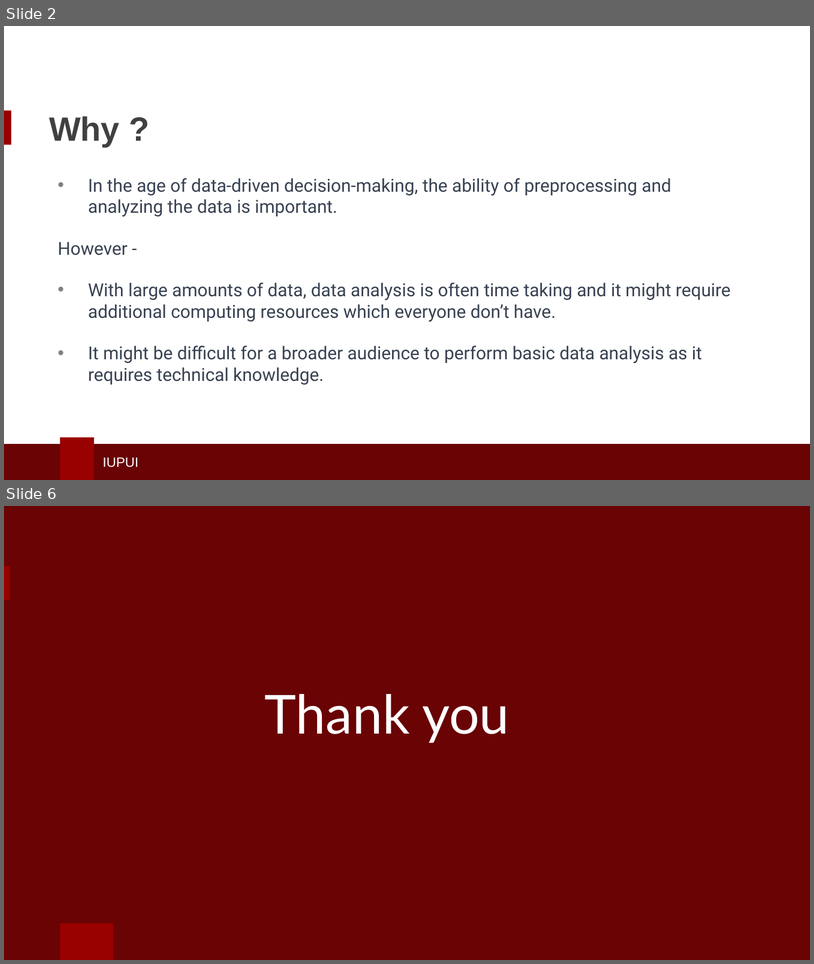
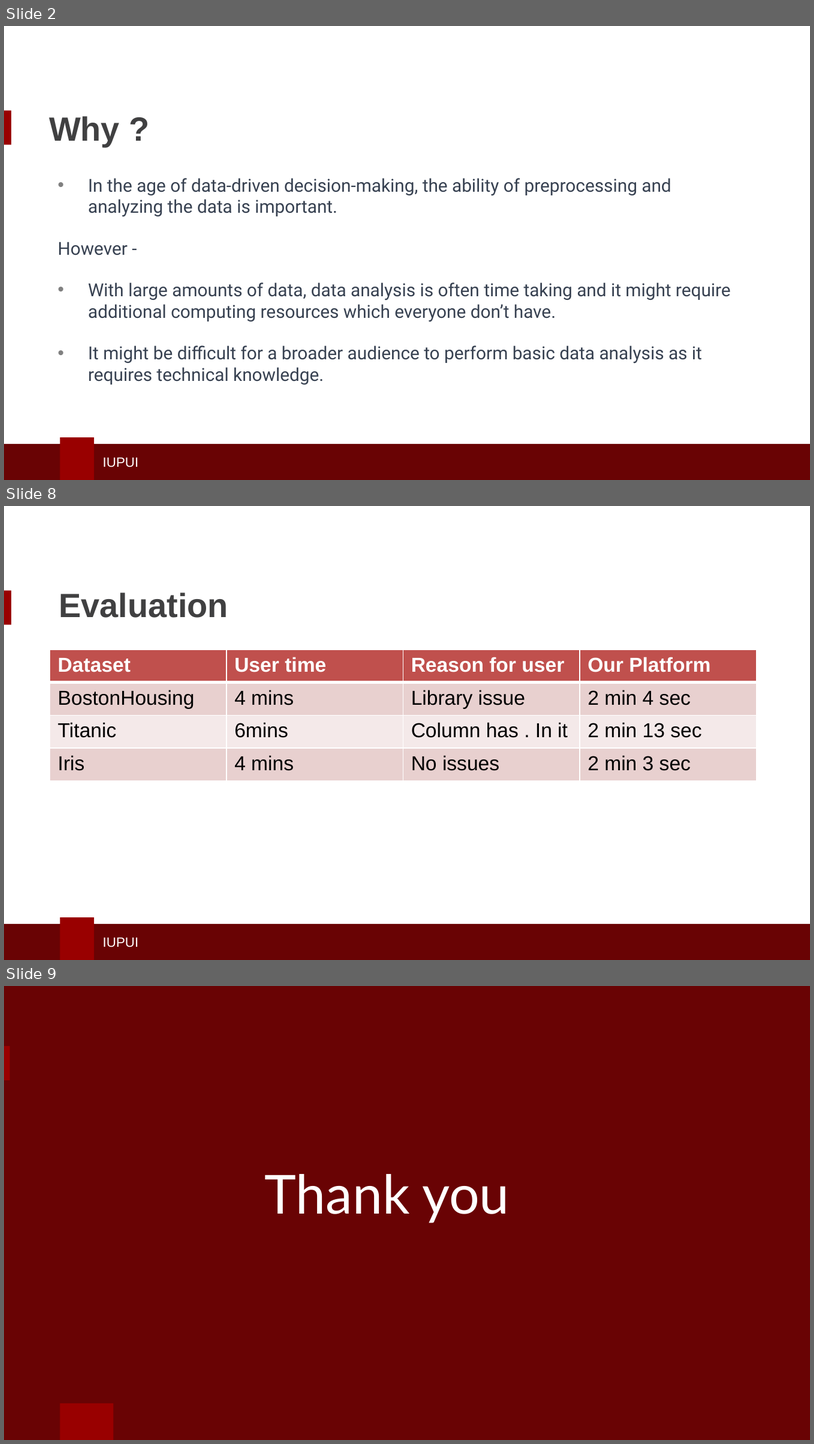
Before and after one commit to HymavathiG2712/Cloud-Based-Generalized-Data-Analysis-Platform, a slide deck: docs/cc_project_premilinary.pptx. Shown one above the other, each under a label of ours: slides 2 and 6 before the commit, slides 2, 8 and 9 after it; the slides between them are not shown. The pictures are 814x964 and 814x1444 pixels, drawn with LibreOffice and Linux fonts; fonts in the diff are those of the drawing; background and template pictures are left out. Boxes give left, top, right and bottom in pixels: in the first picture for what was removed or moved away, otherwise in the second. Text is boxed around its words. In the diff, an @@ line names an element or a change of style, - is before the commit and + after.

```diff
--- a/docs/cc_project_premilinary.pptx
+++ b/docs/cc_project_premilinary.pptx
@@ slide 8 added at <box>4,506,810,960</box>, background #FFFFFF; not listed: 4 template elements that a slide beside it also shows @@
@@ title added at <box>59,592,228,618</box>, 30 pt, text #404041, bold @@
+Evaluation
@@ table added at <box>50,649,756,780</box>, 4 rows, 4 columns @@
+Dataset | User time | Reason for user | Our Platform
+BostonHousing | 4 mins | Library issue | 2 min 4 sec
+Titanic | 6mins | Column has . In it | 2 min 13 sec
+Iris | 4 mins | No issues | 2 min 3 sec
@@ what was slide 6 is now slide 9 @@
```
Also in this commit, not shown: 1 slide changed, 4 other slides added, 2 slides removed.
